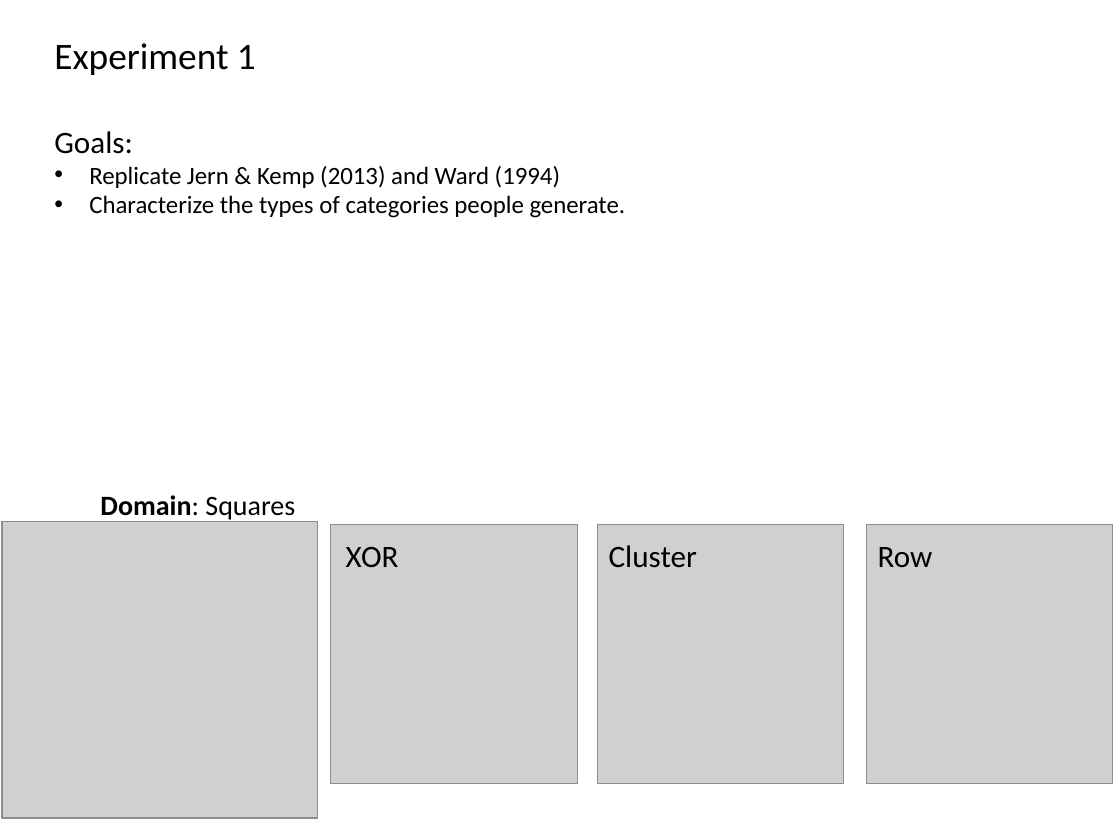
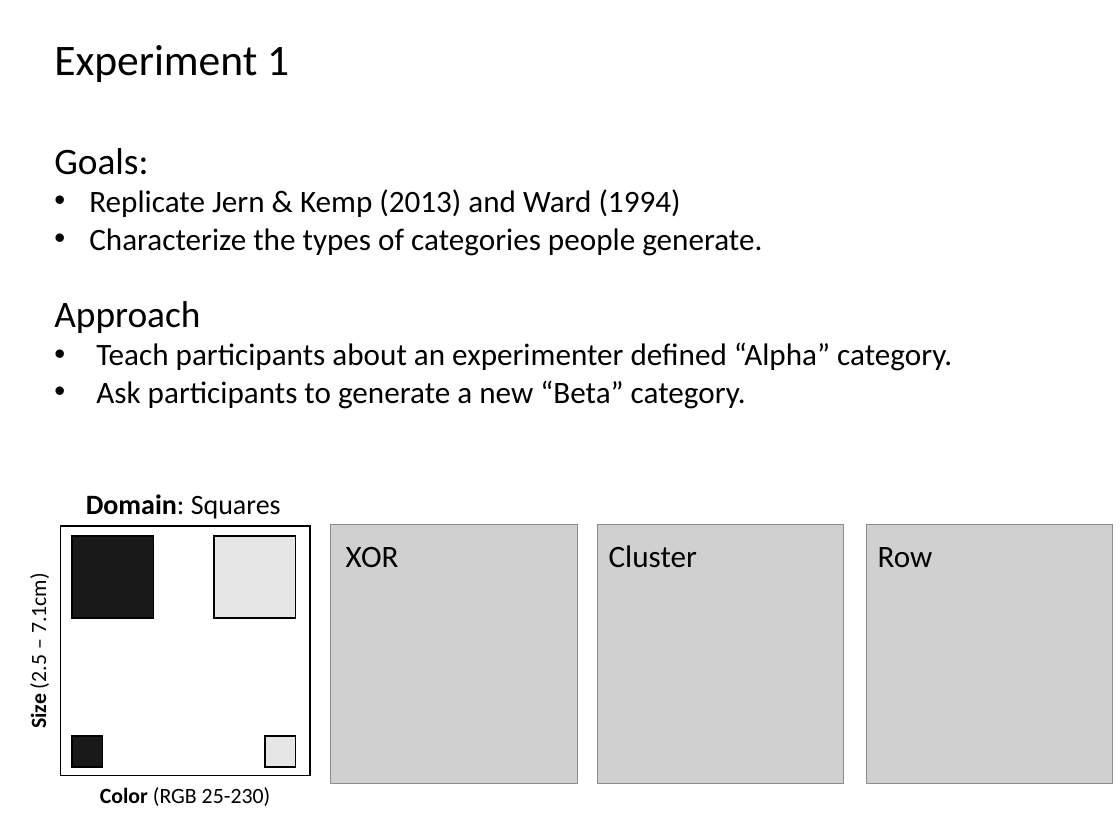
Before and after one commit to AusterweilLab/generating_categories, a slide deck: slide 14 of Presentations/ccn-bbag-march-2-2017.pptx (slide 12 before the commit). Drawn at 1120x840 pixels with LibreOffice and Linux fonts; fonts in the diff are those of the drawing; grey boxes stand for pictures. Boxes give left, top, right and bottom in pixels: in the first picture for what was removed or moved away, otherwise in the second. Text is boxed around its words. In the diff, an @@ line names an element or a change of style, - is before the commit and + after.

```diff
--- a/Presentations/ccn-bbag-march-2-2017.pptx
+++ b/Presentations/ccn-bbag-march-2-2017.pptx
@@ text at [54, 45, 762, 256]: size 24 to 28 pt in "Experiment 1"; size 20 to 24 pt in "Goals:"; size 16 to 20 pt in "Replicate Jern & Kemp (2013) and Ward ...", "Characterize the types of categories people generate." @@
@@ text at [54, 301, 952, 409]: paragraphs added @@
+Approach
+• Teach participants about an experimenter defined “Alpha” category.
+• Ask participants to generate a new “Beta” category.
@@ text "Domain: Squares": place and size @@
-text "Domain: Squares" at [100, 495, 295, 522]
+text "Domain: Squares" at [86, 494, 281, 519]
@@ picture removed at [2, 522, 317, 819] @@
@@ group added at [25, 526, 310, 806]: 5 rectangles, 2 texts @@
+Color (RGB 25-230)
+Size (2.5 – 7.1cm)
```
Also in this commit, not shown: 12 other slides changed, 11 slides added, 8 slides removed, 22 other files.
